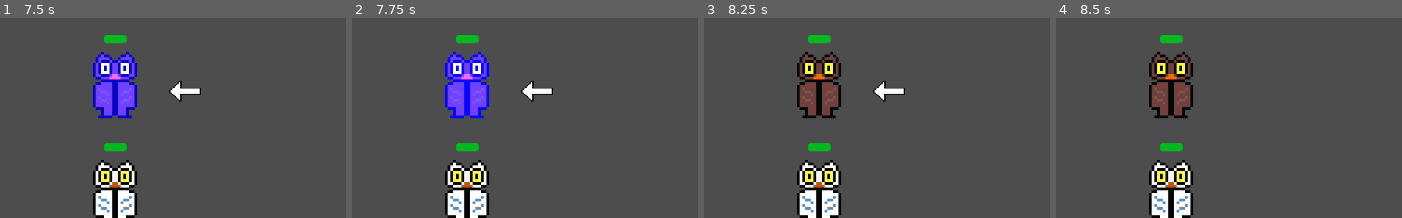
Above: before the commit, frames 1-4 (left to right).
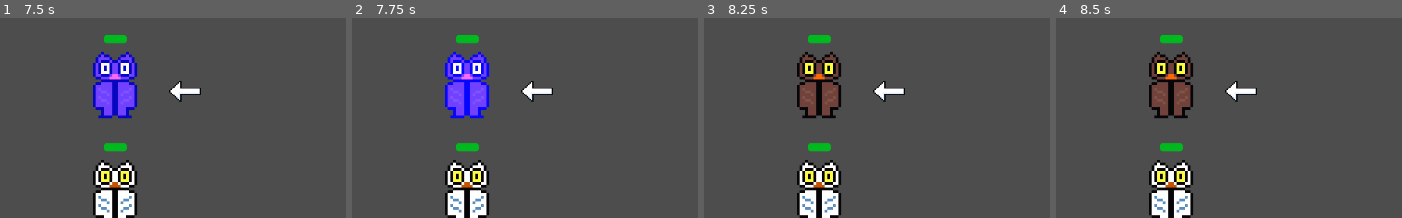
Above: after the commit, the same moments.

Repository: ULTRABEAN7001/Godot-4-JRPG
Game: Godot game, scene res://battle.tscn
Two runs of this game, one before a commit and one after it. Both use one fixed random seed, a clock stepped at 60 frames per second and the inputs below.
Inputs:
- Up to frame 1 (7.5 s): tap Enter (ui_accept) at 0.5, 0.77, 2, 2.27, 3.5, 5, 5.27, 6.02, 6.77, 7.25 s; hold Up (ui_up) 0.53-1.25 s; click "Fight" at 1.25 s; hold Down (ui_down) 2.03-2.75 s; click "Defend" at 2.75 s; hold Up (ui_up) 3.53-4.25 s; click "Run" at 4.25 s; hold Up (ui_up) 5.03-5.78 s; hold Down (ui_down) from 5.78 s (still down)
- Up to frame 2 (7.75 s): keep holding Down (ui_down)
- Up to frame 3 (8.25 s): release Down (ui_down) at 8.03 s; hold Up (ui_up) from 8.03 s (still down)
- Up to frame 4 (8.5 s): keep holding Up (ui_up); tap Enter (ui_accept) at 8.27 s
The pictures show only the part of the screen within x 50-100%, y 0-50%; the shares and areas given below are measured in that part.

Frames 1-3 are identical in both runs. In frame 4, 0.4% of the frame differs, in the area x 48-59%, y 31-42%.

Commit message:
Minor bug fix
Arrow is now visible and selects first player upon battle_queue finishing

Diff:
--- a/player_group.gd
+++ b/player_group.gd
@@ -54,3 +54,4 @@
 	for i in players:
 		i.unchoose()
 		i.is_protected = false
+	reset_choice()
